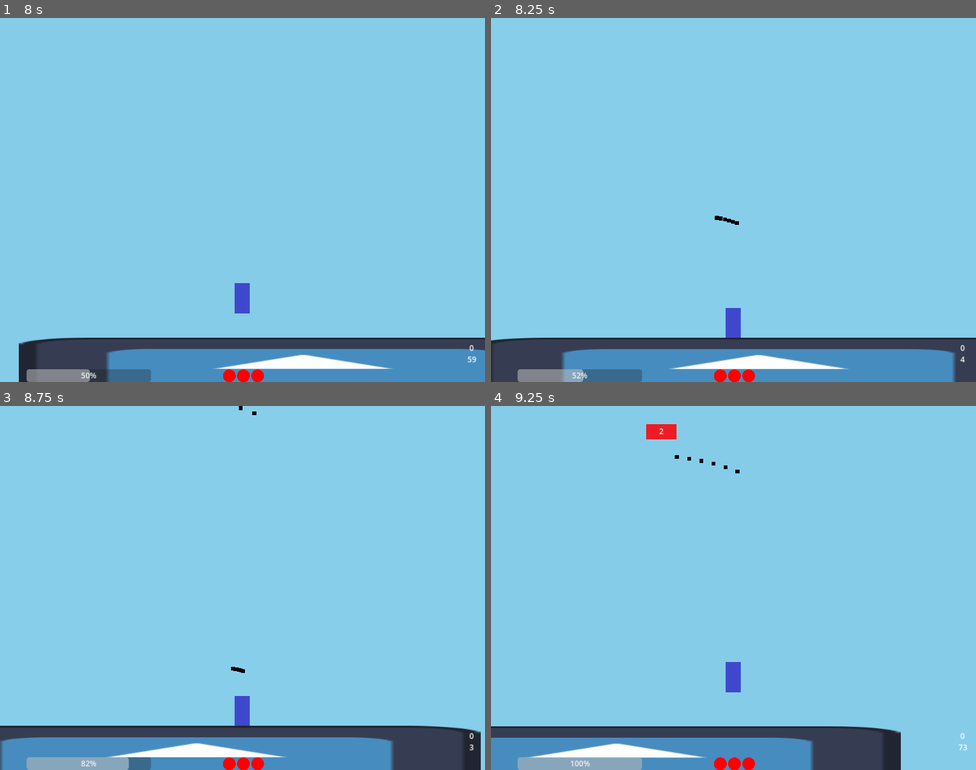
Above: before the commit, frames 1-4 (two rows, left to right).
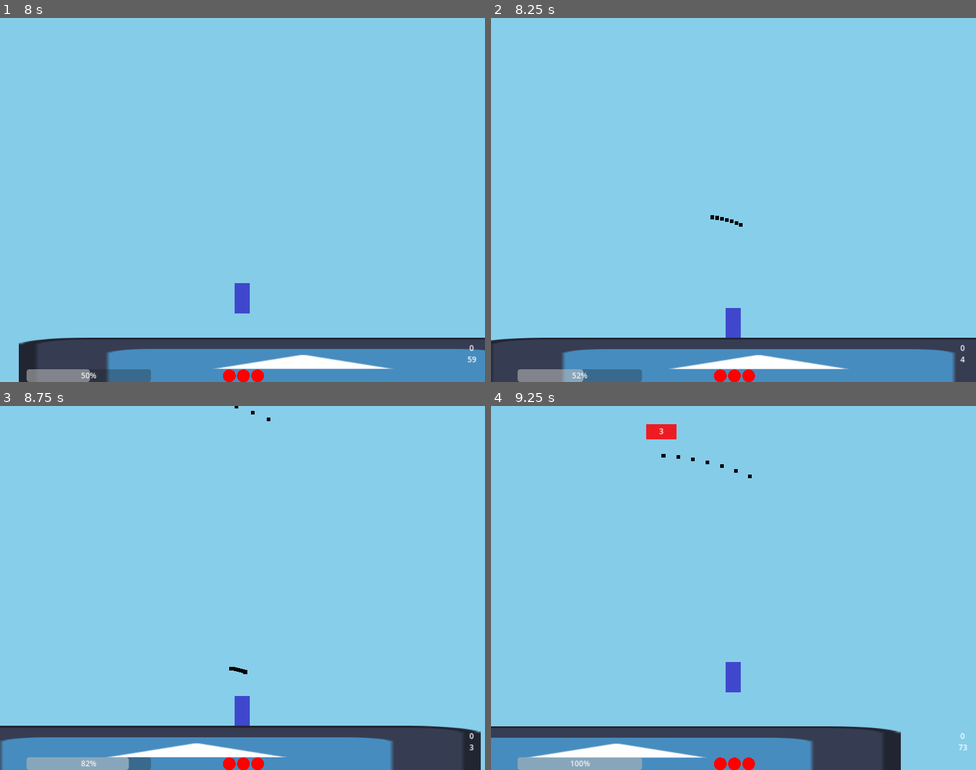
Above: after the commit, the same moments.

Repository: notMSB/bunk
Game: Godot game, scene res://scenes/game.tscn
Two runs of this game, one before a commit and one after it. Both use one fixed random seed, a clock stepped at 60 frames per second and the inputs below. The engine's default icon, where the game draws it, is replaced by a stand-in: a white triangle on a blue panel in a dark square.
Inputs (mouse positions are in pixels of both pictures, inside the frame that each line leads up to):
- Up to frame 1 (8 s): tap Enter at 0.5 s; move the mouse to (349, 181) at 0.52 s; hold Right (ui_right) 0.53-2.03 s; tap Ctrl (misc) every 2.25 s from 0.6 to 7.35 s; tap Space (jump) at 0.77, 1.52, 3.02, 3.77, 4.52, 6.02, 6.77, 7.52 s; move the mouse to (145, 218) at 1.27 s; click (145, 218) at 1.35 s; move the mouse to (291, 119) at 2.02 s; hold Left (ui_left) 2.03-2.78 s; tap Mouse wheel down (swap_down) at 2.1, 4.35, 6.6 s; move the mouse to (218, 272) at 2.77 s; hold Right (ui_right) 2.78-4.28 s; move the mouse to (388, 254) at 3.52 s; press the mouse at (388, 254) at 3.53 s; move the mouse to (97, 145) at 4.27 s; release the mouse at (97, 145) at 4.28 s; hold Left (ui_left) 4.28-5.03 s; move the mouse to (266, 200) at 5.02 s; hold Right (ui_right) 5.03-5.78 s; move the mouse to (169, 109) at 5.77 s; hold Left (ui_left) 5.78-7.28 s; click (169, 109) at 5.85 s; move the mouse to (349, 181) at 6.52 s; move the mouse to (145, 218) at 7.27 s; hold Right (ui_right) from 7.28 s (still down)
- Up to frame 2 (8.25 s): keep holding Right (ui_right); move the mouse to (782, 119) at 8.02 s; press the mouse at (782, 119) at 8.03 s
- Up to frame 3 (8.75 s): keep holding Right (ui_right)
- Up to frame 4 (9.25 s): keep holding Right (ui_right); move the mouse to (709, 660) at 8.77 s; release the mouse at (709, 660) at 8.78 s; tap Mouse wheel down (swap_down) at 8.85 s; tap Space (jump) at 9.02 s

Frame 1 is identical in both runs. In frame 2, less than 0.1% of the frame differs, in the area x 45-52%, y 54-58%; in frame 3, less than 0.1%; in frame 4, less than 0.1%, in the area x 34-54%, y 6-20%.

Commit message:
balance changes again

Diff:
--- a/scenes/clam.tscn
+++ b/scenes/clam.tscn
@@ -18,6 +18,8 @@
 
 [node name="Clam" type="CharacterBody2D"]
 collision_layer = 2
+motion_mode = 1
+wall_min_slide_angle = 0.0
 script = ExtResource("1_bq47u")
 health = 8
 
--- a/scenes/enemy.tscn
+++ b/scenes/enemy.tscn
@@ -16,6 +16,8 @@
 [node name="Enemy" type="CharacterBody2D"]
 collision_layer = 2
 collision_mask = 5
+motion_mode = 1
+wall_min_slide_angle = 0.0
 script = ExtResource("1_rheqo")
 
 [node name="Sprites" type="Node2D" parent="."]
--- a/scenes/shrimp.tscn
+++ b/scenes/shrimp.tscn
@@ -15,6 +15,7 @@
 collision_layer = 2
 collision_mask = 5
 script = ExtResource("1_t5iix")
+health = 3
 
 [node name="Sprites" type="Node2D" parent="."]
 
--- a/scenes/swarmer.tscn
+++ b/scenes/swarmer.tscn
@@ -16,6 +16,8 @@
 [node name="Swarmer" type="CharacterBody2D"]
 collision_layer = 2
 collision_mask = 5
+motion_mode = 1
+wall_min_slide_angle = 0.0
 script = ExtResource("1_2g2nx")
 health = 1
 
--- a/scripts/spawner.gd
+++ b/scripts/spawner.gd
@@ -16,7 +16,7 @@
 const TOP_SPAWN := 500
 
 const EARLY_TIMER := 1.0
-const TIMER_START := .8
+const TIMER_START := .75
 var timer := EARLY_TIMER
 
 var height : int
--- a/scripts/splitter.gd
+++ b/scripts/splitter.gd
@@ -2,9 +2,9 @@
 
 @export var Projectile : PackedScene
 
-const PROJECTILES := 6
+const PROJECTILES := 7
 
-var degs := 7.0
+var degs := 10.0
 var drift : float = degs/((PROJECTILES-1)/2.0)
 
 func fire(goalPos, startPos, weaponDamage):
